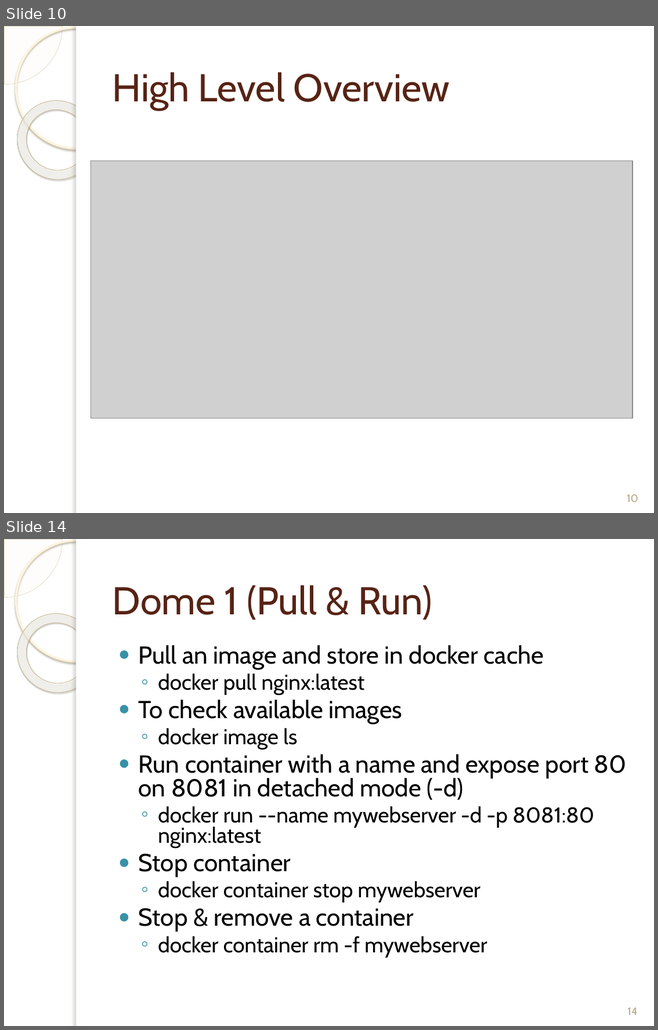
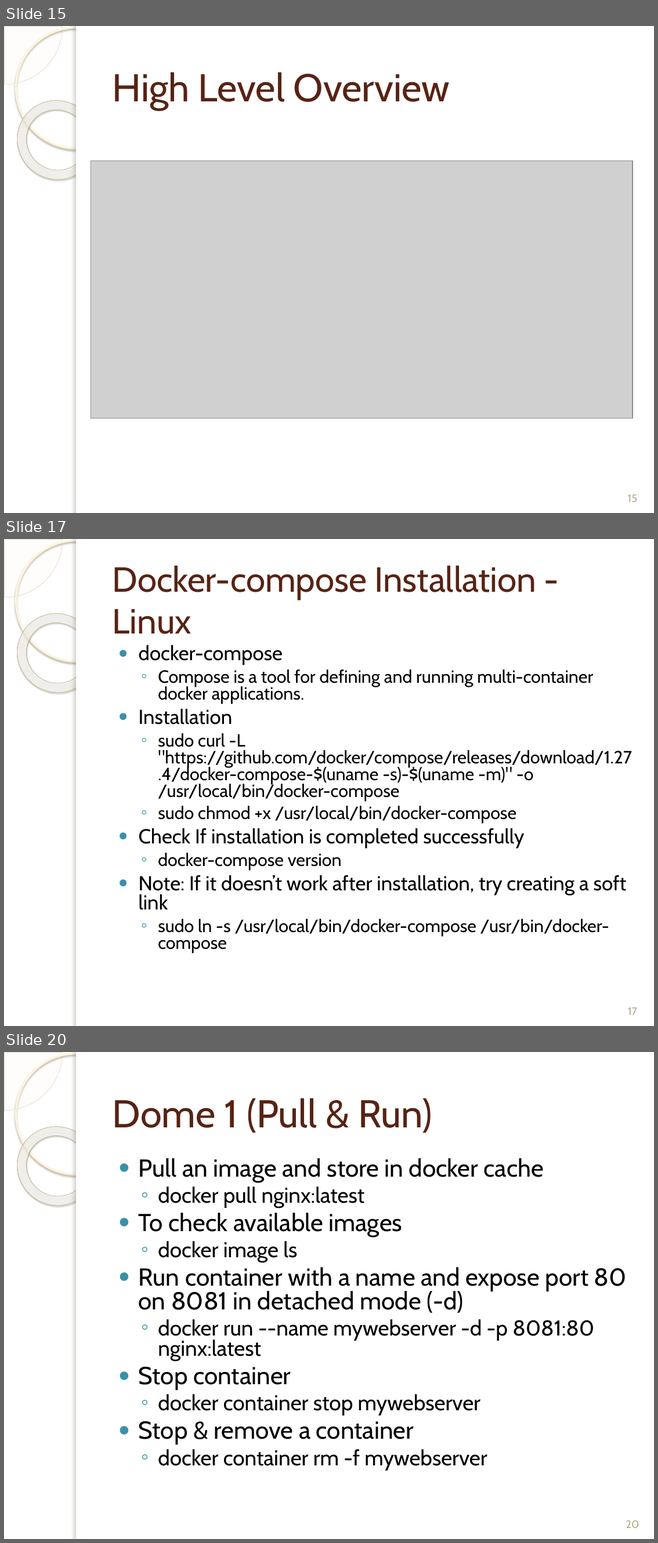
Before and after one commit to bilalshahzad139/first-step-towards-professional-career, a slide deck: Docker/Intro_to_Docker_Bilal_Shahzad.pptx. Shown one above the other, each under a label of ours: slides 10 and 14 before the commit, slides 15, 17 and 20 after it; the slides between them are not shown. The pictures are 658x1030 and 658x1543 pixels, drawn with LibreOffice and Linux fonts; fonts in the diff are those of the drawing; grey boxes stand for pictures; background and template pictures are left out. Boxes give left, top, right and bottom in pixels: in the first picture for what was removed or moved away, otherwise in the second. Text is boxed around its words. In the diff, an @@ line names an element or a change of style, - is before the commit and + after.

```diff
--- a/Docker/Intro_to_Docker_Bilal_Shahzad.pptx
+++ b/Docker/Intro_to_Docker_Bilal_Shahzad.pptx
@@ slide 17 added at box(4, 539, 654, 1026), background picture (left out); not listed: 5 template elements that a slide beside it also shows @@
@@ title added at box(112, 566, 536, 634), 38.7 pt, text #572314 @@
+Docker-compose Installation - Linux
@@ text added at box(139, 645, 632, 953), 19.6 pt, text #000000 @@
+● docker-compose
+  ◦ Compose is a tool for defining and running multi-container docker applications.
+● Installation
+  ◦ sudo curl -L "https://github.com/docker/compose/releases/download/1.27.4/docker-compose-$(uname -s)-$(uname -m)" -o /usr/local/bin/docker-compose
+  ◦ sudo chmod +x /usr/local/bin/docker-compose
+● Check If installation is completed successfully
+  ◦ docker-compose version
+● Note: If it doesn’t work after installation, try creating a soft link
+  ◦ sudo ln -s /usr/local/bin/docker-compose /usr/bin/docker-compose
@@ page number added at box(628, 1008, 637, 1015), 12 pt, text #B6A98A @@
+17
@@ what was slide 10 is now slide 15 @@
@@ page number at box(628, 495, 637, 502): text changed @@
-10
+15
@@ what was slide 14 is now slide 20 @@
@@ page number at box(625, 1521, 639, 1528): text changed @@
-14
+20
```
Also in this commit, not shown: 7 slides changed, 5 other slides added, 1 other file.
